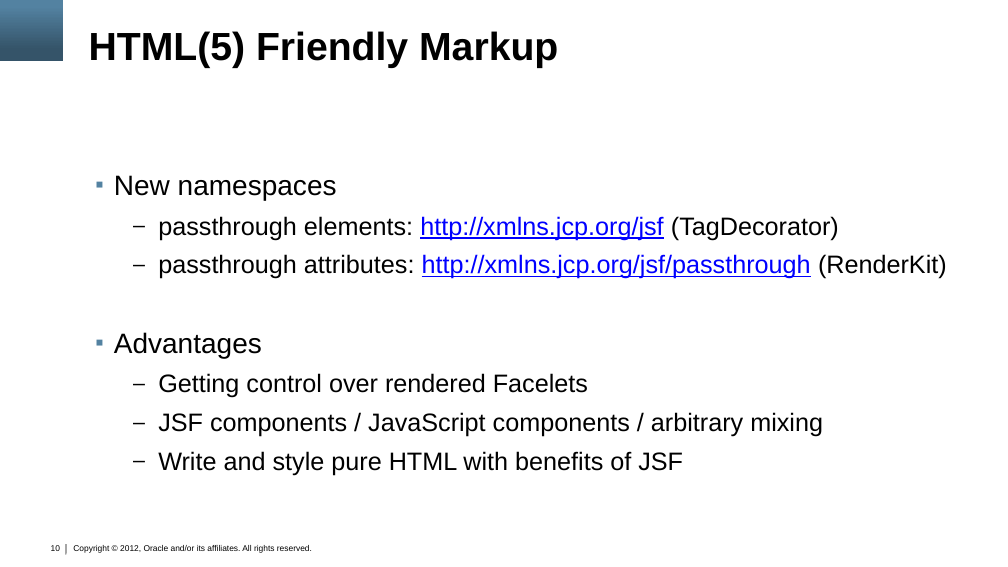
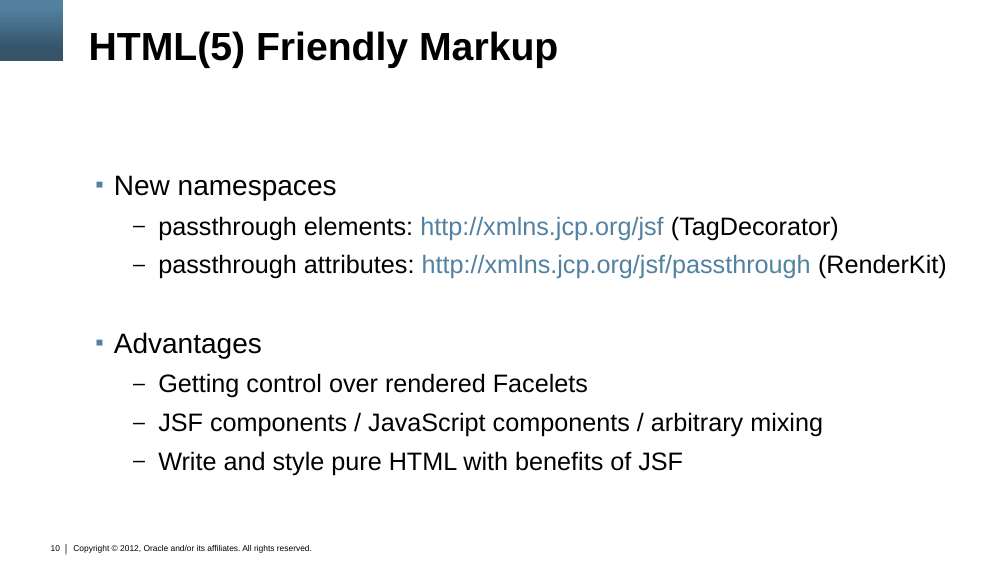
Before and after one commit to marfous/j1demo-pf, a slide deck: slide 10 of con3638.pptx. Drawn at 1008x567 pixels with LibreOffice and Linux fonts; fonts in the diff are those of the drawing; background and template pictures are left out. Boxes give left, top, right and bottom in pixels: in the first picture for what was removed or moved away, otherwise in the second. Text is boxed around its words. In the diff, an @@ line names an element or a change of style, - is before the commit and + after.

```diff
--- a/con3638.pptx
+++ b/con3638.pptx
@@ text at box(158, 216, 947, 279): text colour #0000FF to #5382A1, underline off in "http://xmlns.jcp.org/jsf", "http://xmlns.jcp.org/jsf/passthrough" @@
```
Also in this commit, not shown: 5 other slides changed.
